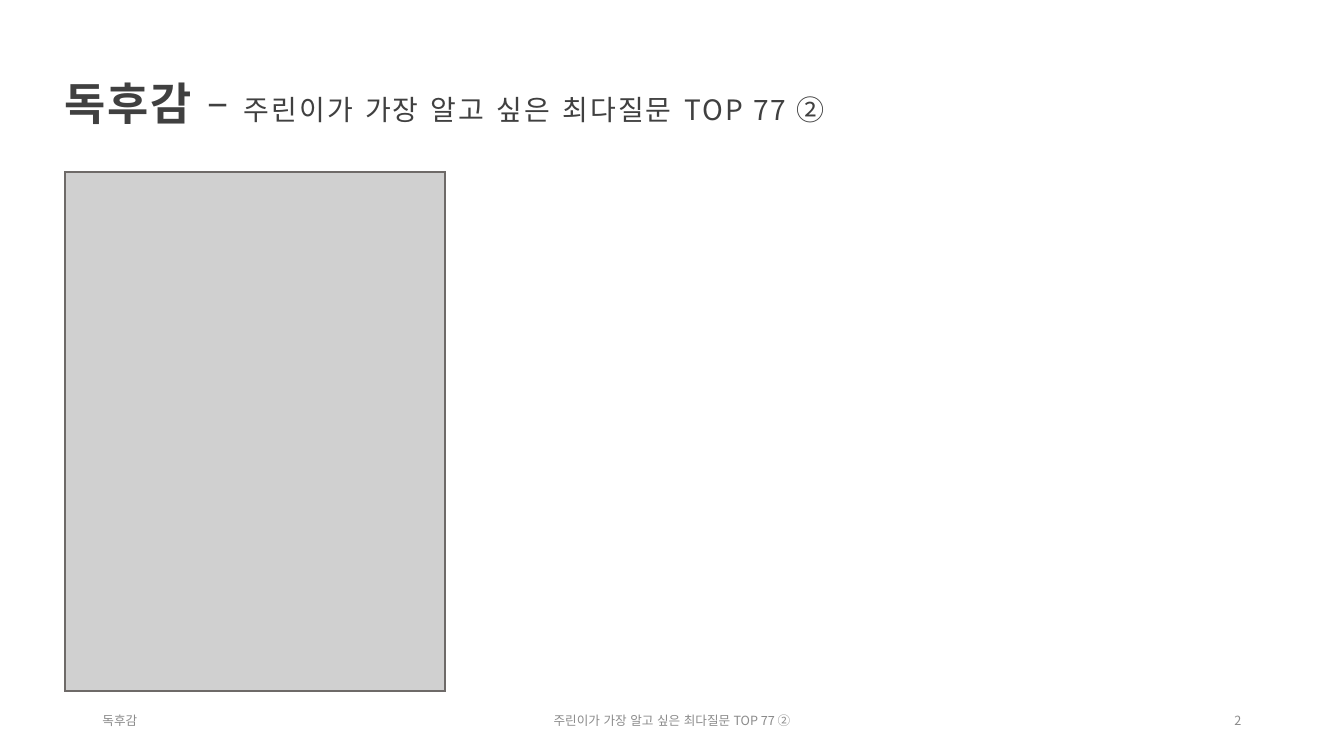
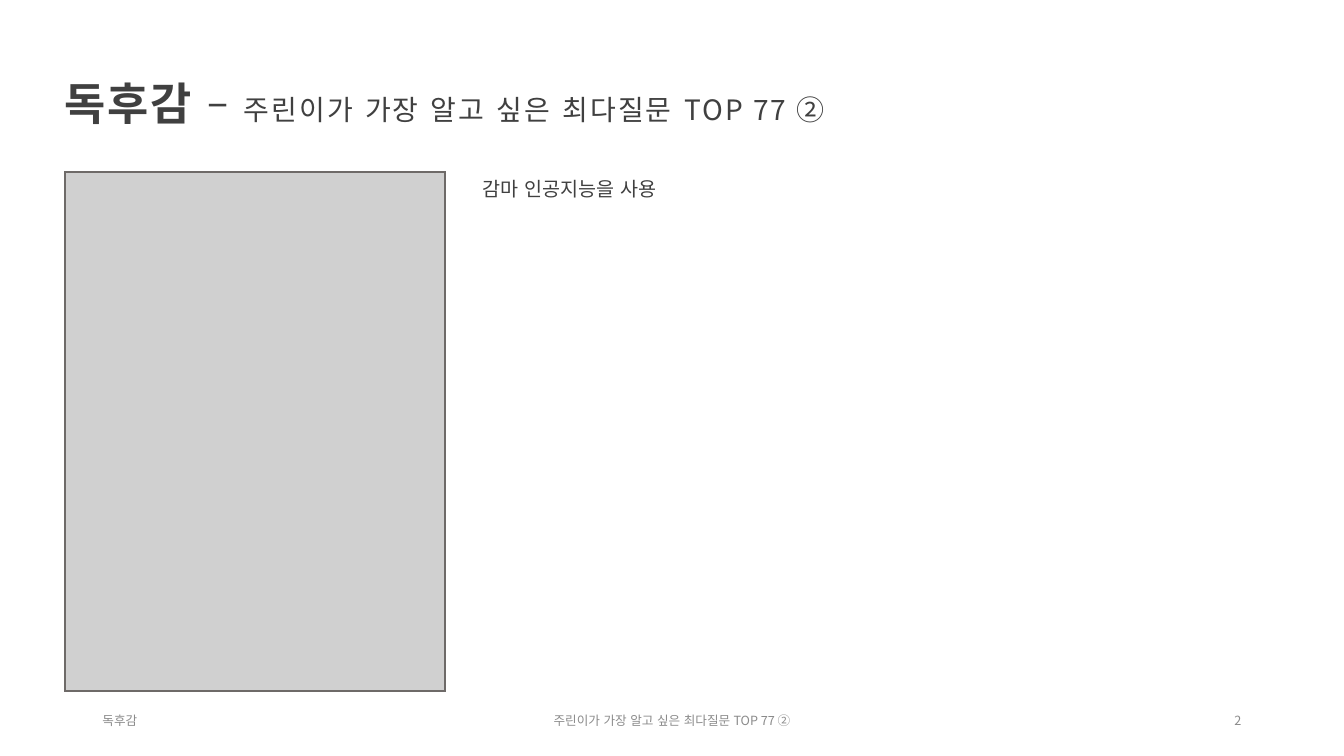
Before and after one commit to EunSeong-Jo/DMU, a slide deck: slide 2 of 1-freshman/2st-semester/백세시대부자학/백제시대부자학-조은성.pptx. Drawn at 1344x756 pixels with LibreOffice and Linux fonts; fonts in the diff are those of the drawing; grey boxes stand for pictures; background and template pictures are left out. Boxes give left, top, right and bottom in pixels: in the first picture for what was removed or moved away, otherwise in the second. Text is boxed around its words. In the diff, an @@ line names an element or a change of style, - is before the commit and + after.

```diff
--- a/1-freshman/2st-semester/백세시대부자학/백제시대부자학-조은성.pptx
+++ b/1-freshman/2st-semester/백세시대부자학/백제시대부자학-조은성.pptx
@@ text added at [483,179,656,198], 14 pt, text #404040 @@
+감마 인공지능을 사용
```
Also in this commit, not shown: 12 other files.
